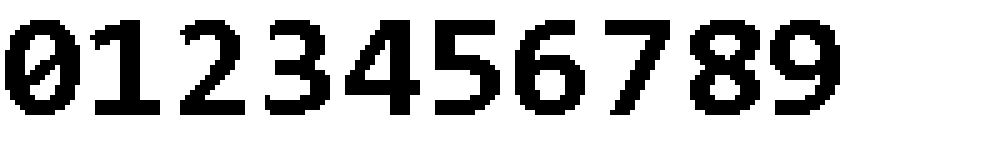
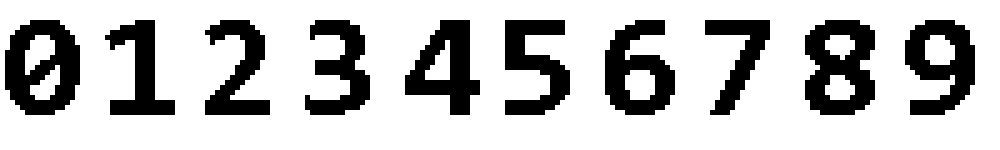
Layer changes from the first (1000, 150) image to the second:
removed layer "0123456789" over 90, 20, 840, 115
added layer "5" above "7" over 505, 20, 570, 115
added layer "7" above "8" over 705, 20, 770, 115
added layer "8" above "6" over 805, 20, 875, 115
added layer "6" above "4" over 605, 20, 675, 115
added layer "4" above "3" over 405, 20, 480, 115
added layer "3" above "2" over 305, 20, 370, 115
added layer "2" above "1" over 205, 20, 270, 115
added layer "1" above "9" over 105, 20, 175, 115
added layer "9" above "0" over 905, 20, 975, 115
